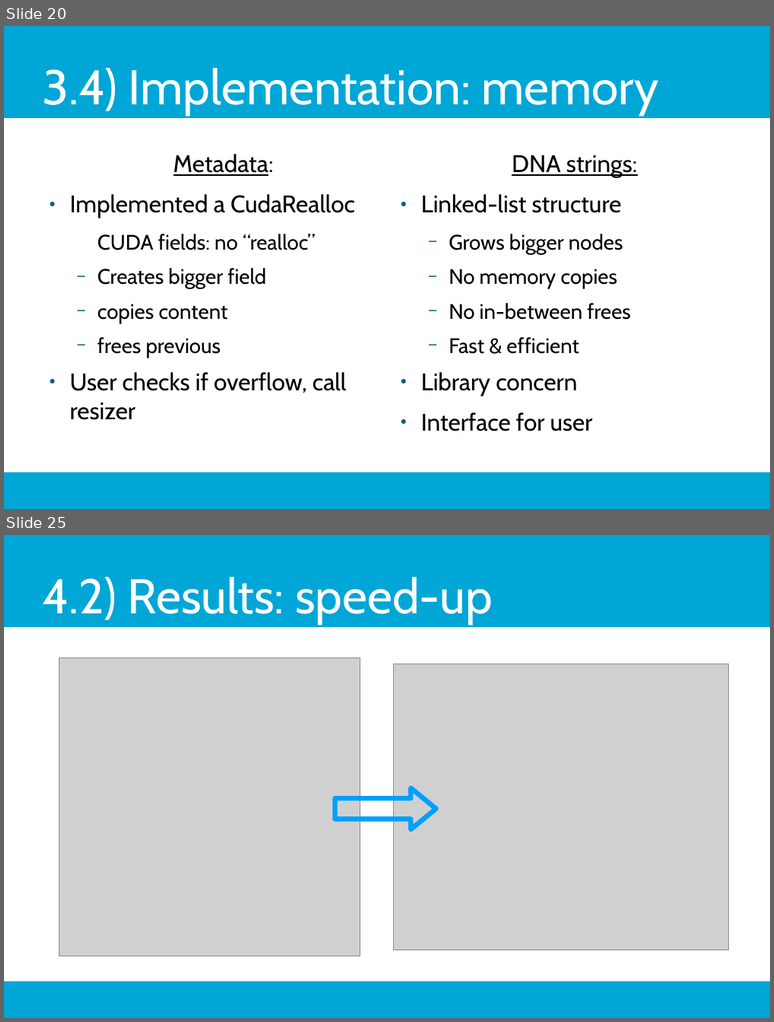
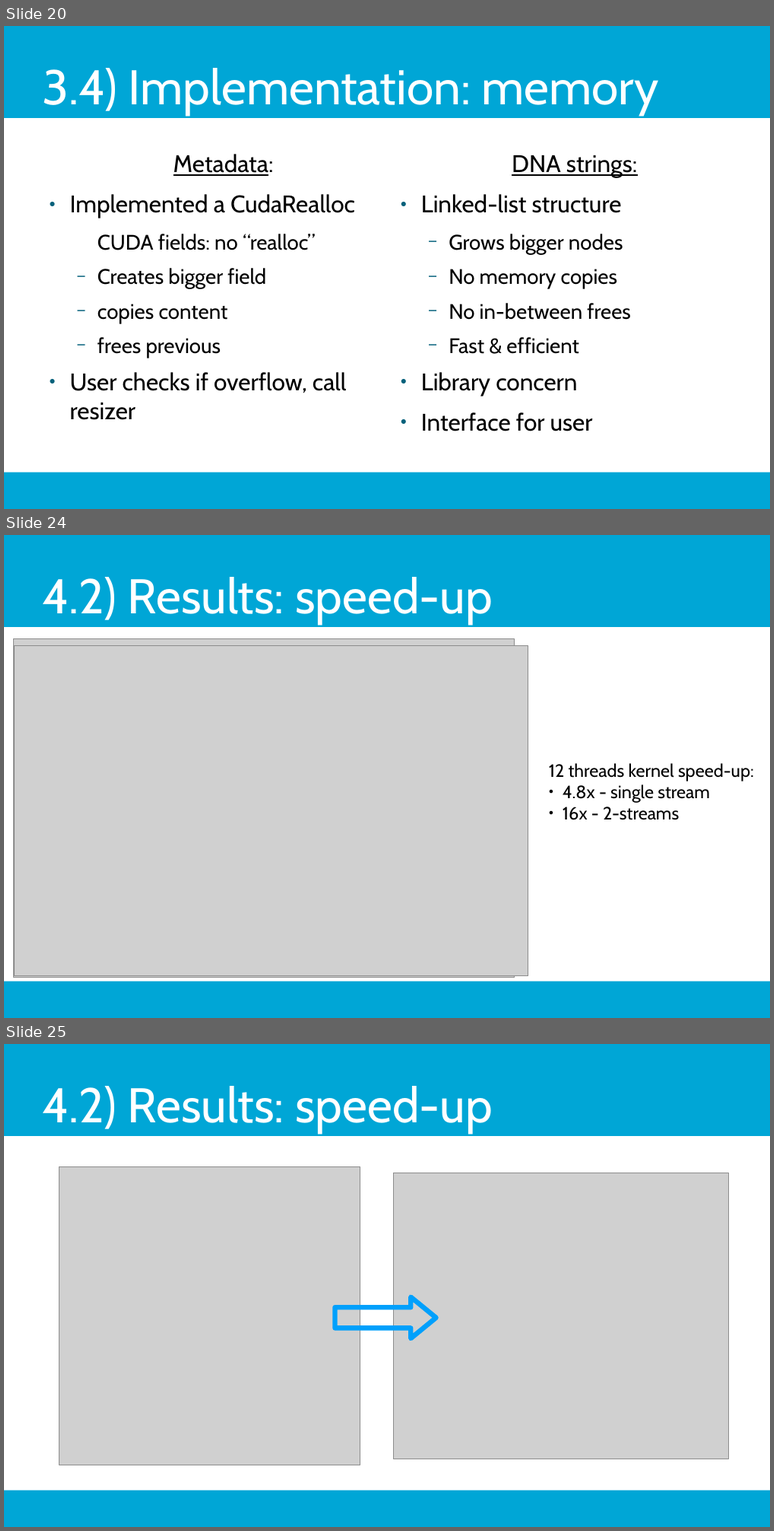
Before and after one commit to j-levy/master_thesis_overleaf, a slide deck: master_thesis_bwa-gasal2-master/vivid-tudelft.odp. Shown one above the other, each under a label of ours: slides 20 and 25 before the commit, slides 20, 24 and 25 after it; the slides between them are not shown. The pictures are 774x1022 and 774x1531 pixels, drawn with LibreOffice and Linux fonts; fonts in the diff are those of the drawing; grey boxes stand for pictures; background and template pictures are left out. Boxes give left, top, right and bottom in pixels: in the first picture for what was removed or moved away, otherwise in the second. Text is boxed around its words. In the diff, an @@ line names an element or a change of style, - is before the commit and + after.

```diff
--- a/master_thesis_bwa-gasal2-master/vivid-tudelft.odp
+++ b/master_thesis_bwa-gasal2-master/vivid-tudelft.odp
@@ slide 24 added at (4, 535, 770, 1018), background #FFFFFF; not listed: 2 template elements that a slide beside it also shows @@
@@ title added at (42, 577, 493, 625), 60 pt, text #FFFFFF @@
+4.2) Results: speed-up
@@ picture added at (13, 639, 514, 977) @@
@@ picture added at (14, 645, 528, 976) @@
@@ text added at (549, 763, 754, 820), 22 pt, text #000000 @@
+12 threads kernel speed-up:
+● 4.8x - single stream
+● 16x - 2-streams
```
Also in this commit, not shown: 9 slides changed, 2 other files.
